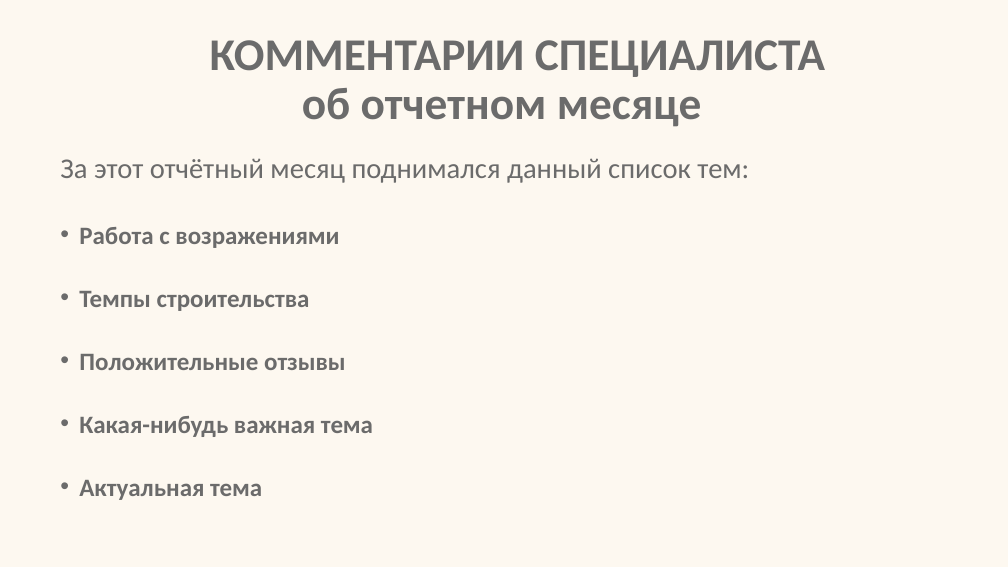
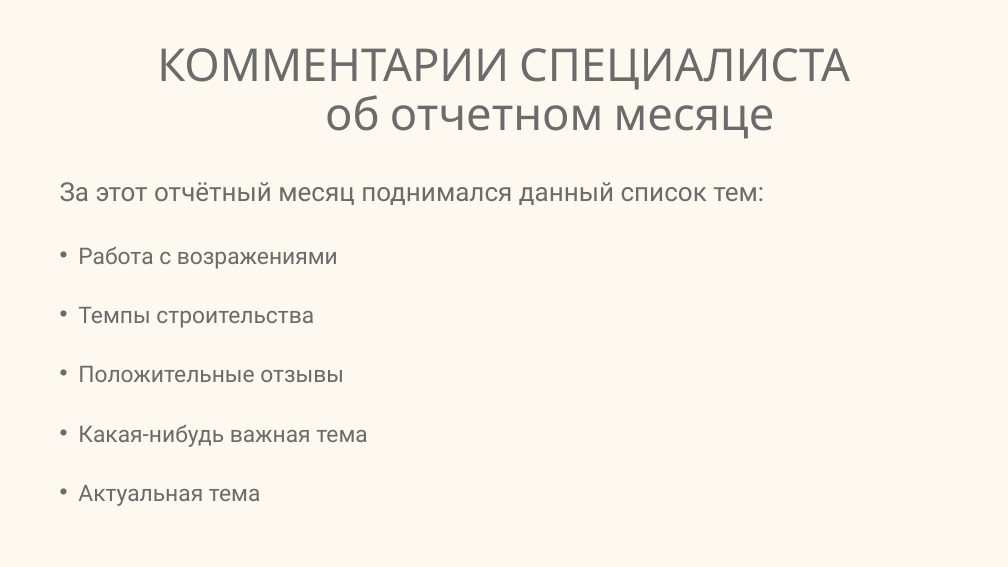
Before and after one commit to inversia/inversia.github.io, a slide deck: slide 11 of presentati/Пример месячного отчёта.pptx. Drawn at 1008x567 pixels with LibreOffice and Linux fonts; fonts in the diff are those of the drawing. Boxes give left, top, right and bottom in pixels: in the first picture for what was removed or moved away, otherwise in the second. Text is boxed around its words. In the diff, an @@ line names an element or a change of style, - is before the commit and + after.

```diff
--- a/presentati/Пример месячного отчёта.pptx
+++ b/presentati/Пример месячного отчёта.pptx
@@ title "КОММЕНТАРИИ СПЕЦИАЛИСТА об отчетном месяце": place and size @@
-title "КОММЕНТАРИИ СПЕЦИАЛИСТА об отчетном месяце" at [210, 40, 825, 127]
+title "КОММЕНТАРИИ СПЕЦИАЛИСТА об отчетном месяце" at [157, 48, 850, 139]
@@ title "КОММЕНТАРИИ СПЕЦИАЛИСТА об отчетном месяце" at [157, 48, 850, 139]: font Calibri to Cabin, bold off; alignment left to centre @@
@@ text "За этот отчётный месяц поднимался ...": place and size @@
-text "За этот отчётный месяц поднимался ..." at [60, 158, 749, 500]
+text "За этот отчётный месяц поднимался ..." at [60, 182, 764, 506]
@@ text "За этот отчётный месяц поднимался ..." at [60, 182, 764, 506]: size 27.2 to 24.8 pt in "За этот отчётный месяц поднимался данный список ..."; font Calibri to Roboto; size 23.8 to 21.7 pt, bold off in "Работа с возражениями", "Темпы строительства", "Положительные отзывы", "Какая-нибудь важная тема" and 1 more places @@
```
Also in this commit, not shown: 16 other slides changed, 2 other files.
